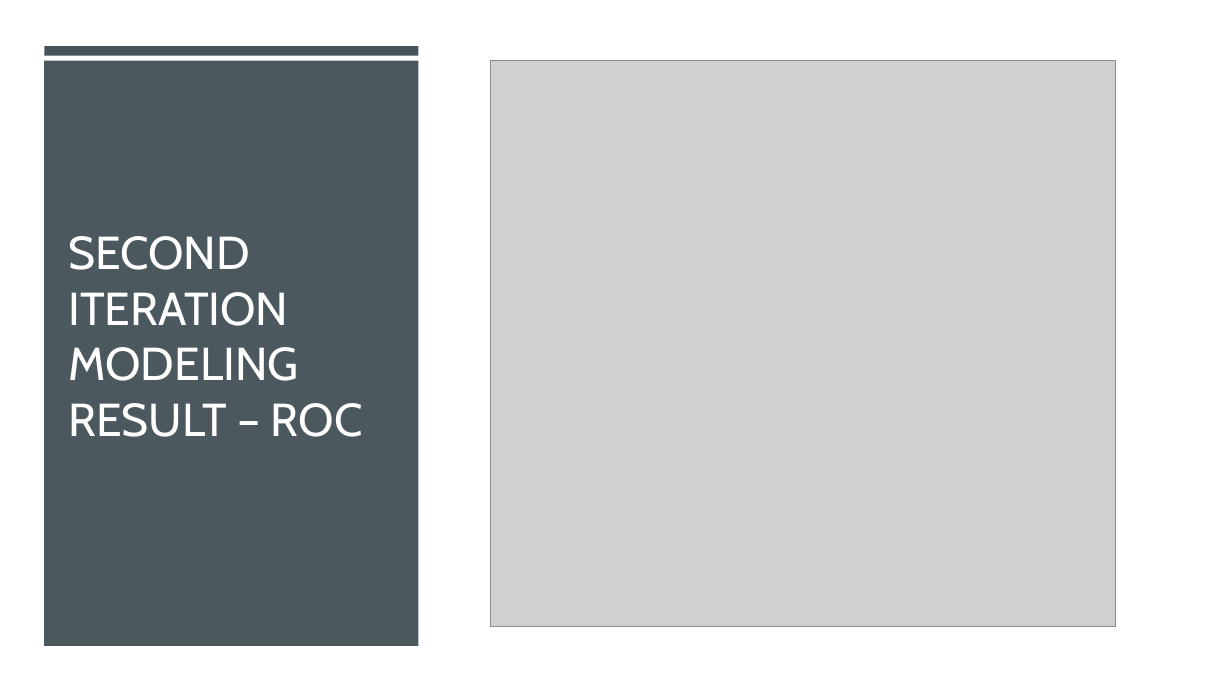
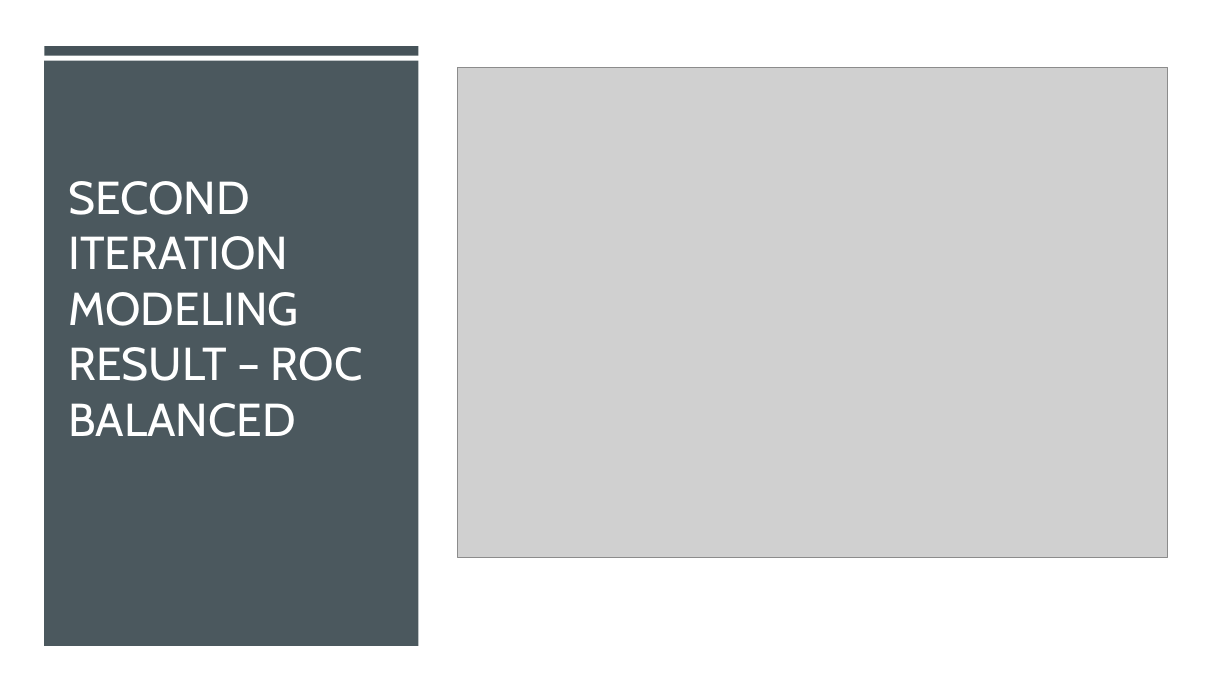
Before and after one commit to SvenWeiss-HDM/Classification, a slide deck: slide 24 of HDM Data Science v0226 _copySven.pptx (slide 23 before the commit). Drawn at 1232x693 pixels with LibreOffice and Linux fonts; fonts in the diff are those of the drawing; grey boxes stand for pictures. Boxes give left, top, right and bottom in pixels: in the first picture for what was removed or moved away, otherwise in the second. Text is boxed around its words. In the diff, an @@ line names an element or a change of style, - is before the commit and + after.

```diff
--- a/HDM Data Science v0226 _copySven.pptx
+++ b/HDM Data Science v0226 _copySven.pptx
@@ picture: place and size @@
-picture at bbox=[490, 61, 1115, 627]
+picture at bbox=[457, 67, 1168, 557]
@@ title at bbox=[68, 181, 363, 437]: text changed @@
-SECOND ITERATION
-MODELING RESULT – ROC
+SECOND ITERATION
+MODELING RESULT – ROC BALANCED
```
Also in this commit, not shown: 1 other slide changed, 2 slides added, 1 other file.
